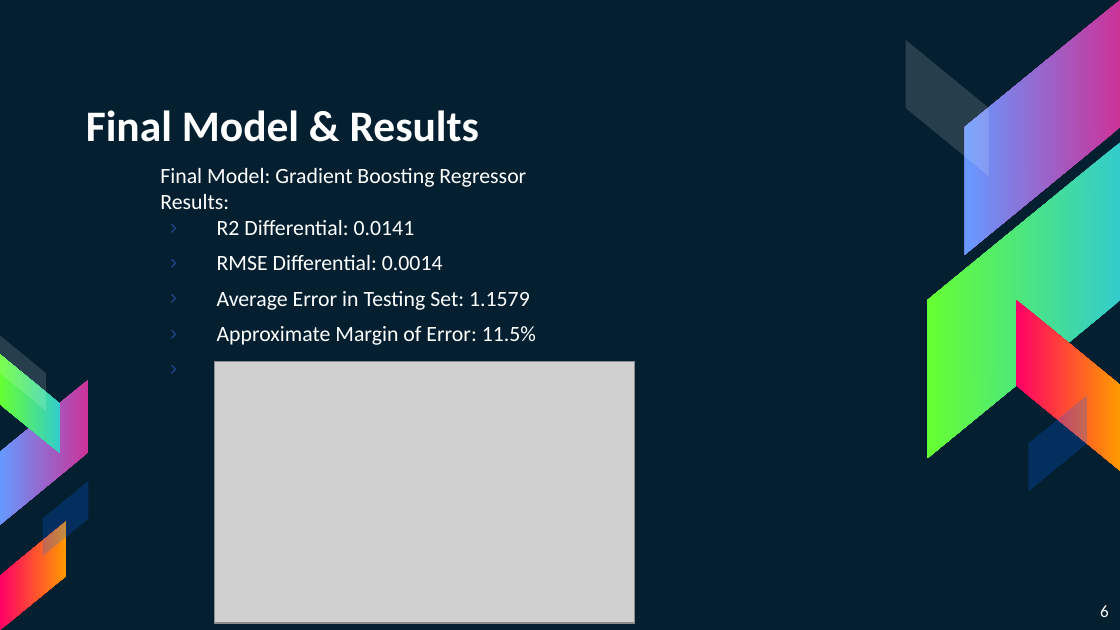
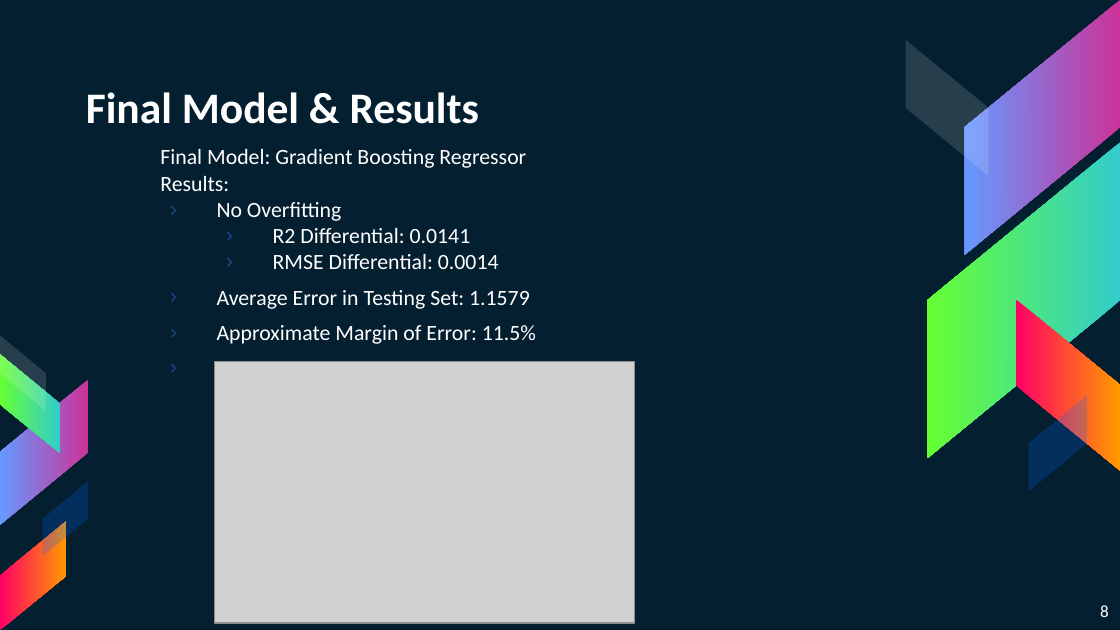
Before and after one commit to Atksmith88/board-game-statistics, a slide deck: slide 8 of board_game_statistics_presentation.pptx (slide 6 before the commit). Drawn at 1120x630 pixels with LibreOffice and Linux fonts; fonts in the diff are those of the drawing; grey boxes stand for pictures. Boxes give left, top, right and bottom in pixels: in the first picture for what was removed or moved away, otherwise in the second. Text is boxed around its words. In the diff, an @@ line names an element or a change of style, - is before the commit and + after.

```diff
--- a/board_game_statistics_presentation.pptx
+++ b/board_game_statistics_presentation.pptx
@@ 2 texts, 1 title: place and size @@
-2 texts, 1 title at (86, 110, 536, 345)
+2 texts, 1 title at (86, 92, 536, 344)
@@ text at (217, 202, 341, 221): paragraph added @@
+› No Overfitting
@@ text at (273, 228, 499, 269): list level 1 to 2 in "R2 Differential: 0.0141"; list level 1 to 2 in "RMSE Differential: 0.0014" @@
@@ page number at (1100, 605, 1109, 617): text changed @@
-6
+8
```
Also in this commit, not shown: 2 other slides changed, 2 slides added, 1 other file.
